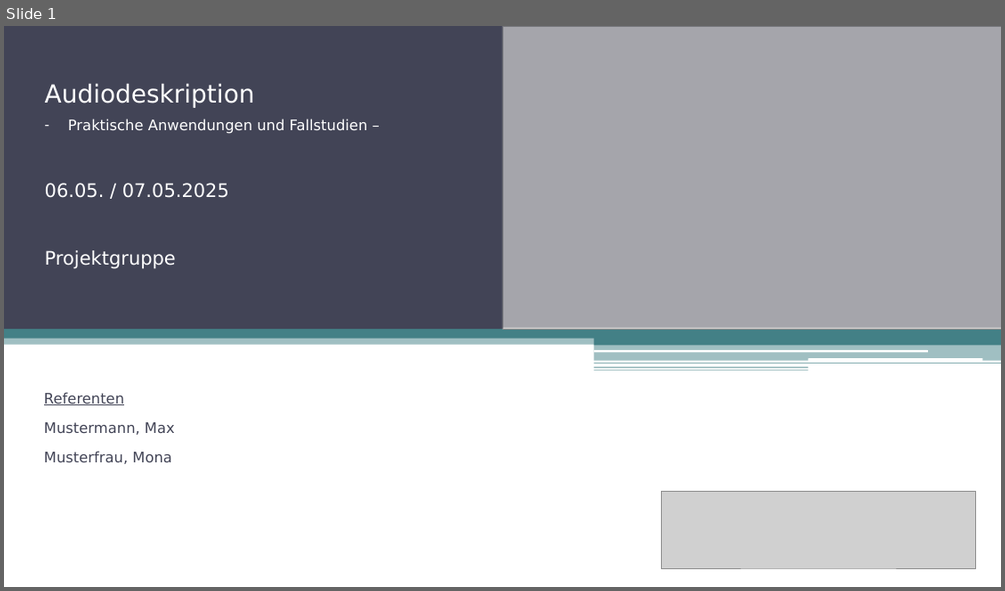
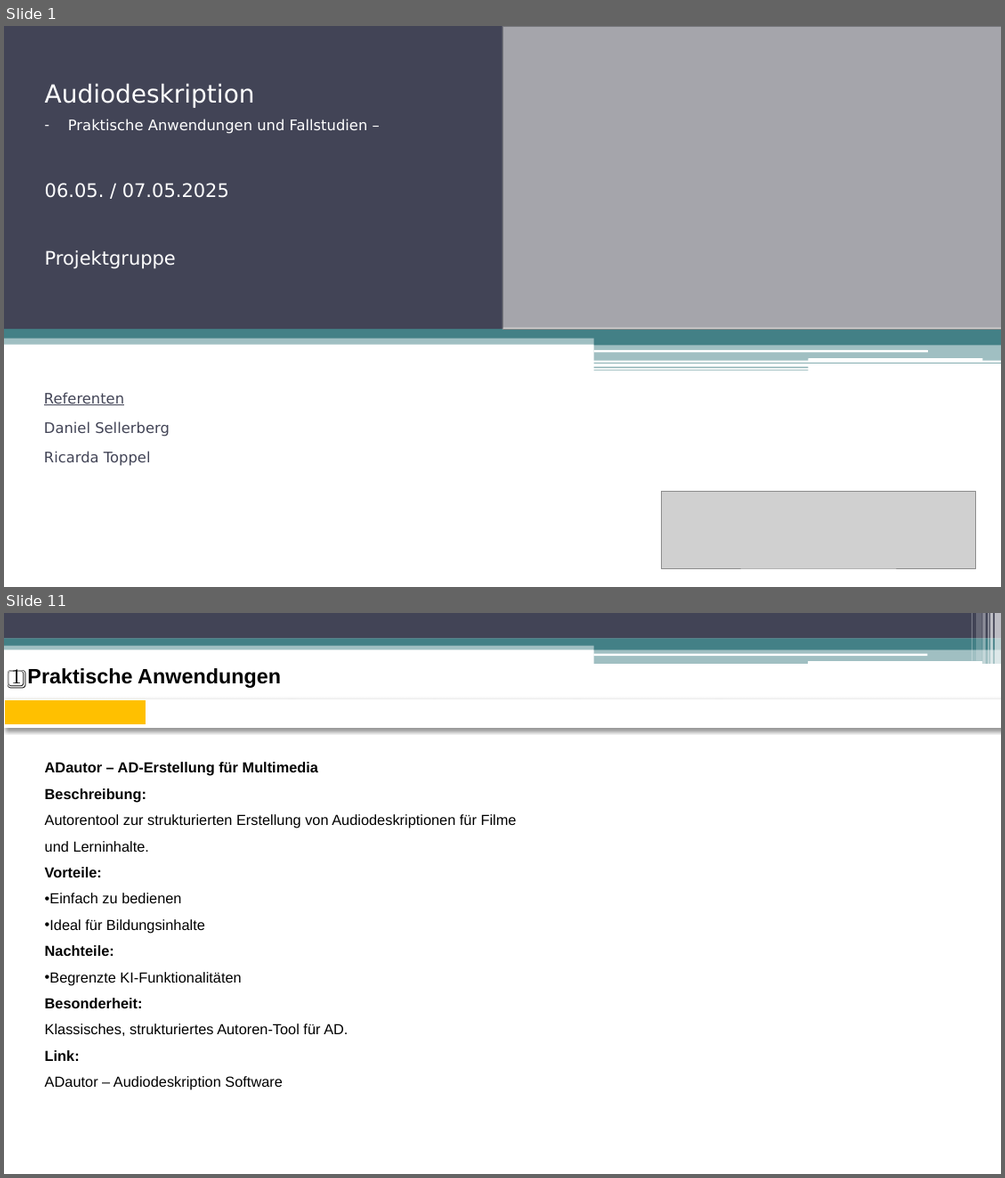
Before and after one commit to fhswf/descraibe, a slide deck: 20250424_Audiodeskription_Praktische Anwendungen und Fallstudien_v01.pptx. Shown one above the other, each under a label of ours: slide 1 before the commit, slides 1 and 11 after it; the slides between them are not shown. The pictures are 1005x591 and 1005x1178 pixels, drawn with LibreOffice and Linux fonts; fonts in the diff are those of the drawing; grey boxes stand for pictures. Boxes give left, top, right and bottom in pixels: in the first picture for what was removed or moved away, otherwise in the second. Text is boxed around its words. In the diff, an @@ line names an element or a change of style, - is before the commit and + after.

```diff
--- a/20250424_Audiodeskription_Praktische Anwendungen und Fallstudien_v01.pptx
+++ b/20250424_Audiodeskription_Praktische Anwendungen und Fallstudien_v01.pptx
@@ slide 11 added at <box>4,613,1001,1174</box>, background #FFFFFF; not listed: 11 template elements that a slide beside it also shows @@
@@ rounded rectangle added at <box>593,653,928,656</box>, fill #FFFFFF @@
@@ rounded rectangle added at <box>808,661,982,664</box>, fill #FFFFFF @@
@@ title added at <box>11,668,281,689</box>, 20 pt, text #000000, bold @@
+1️⃣ Praktische Anwendungen
@@ table added at <box>4,699,998,728</box>, 1 rows, 7 columns @@
+ |  |  |  |  |  | 
@@ text added at <box>45,762,517,1090</box>, 14 pt, text #000000 @@
+ADautor – AD-Erstellung für Multimedia
+Beschreibung:
+Autorentool zur strukturierten Erstellung von Audiodeskriptionen für Filme und Lerninhalte.
+Vorteile:
+• Einfach zu bedienen
+• Ideal für Bildungsinhalte
+Nachteile:
+• Begrenzte KI-Funktionalitäten
+Besonderheit:
+Klassisches, strukturiertes Autoren-Tool für AD.
+Link:
+ADautor – Audiodeskription Software
@@ slide 1 changed as well @@
@@ subtitle at <box>44,421,170,466</box>: text changed @@
-Mustermann, Max
-Musterfrau, Mona
+Daniel Sellerberg
+Ricarda Toppel
```
Also in this commit, not shown: 1 other slide changed, 27 other slides added, 6 slides removed.
